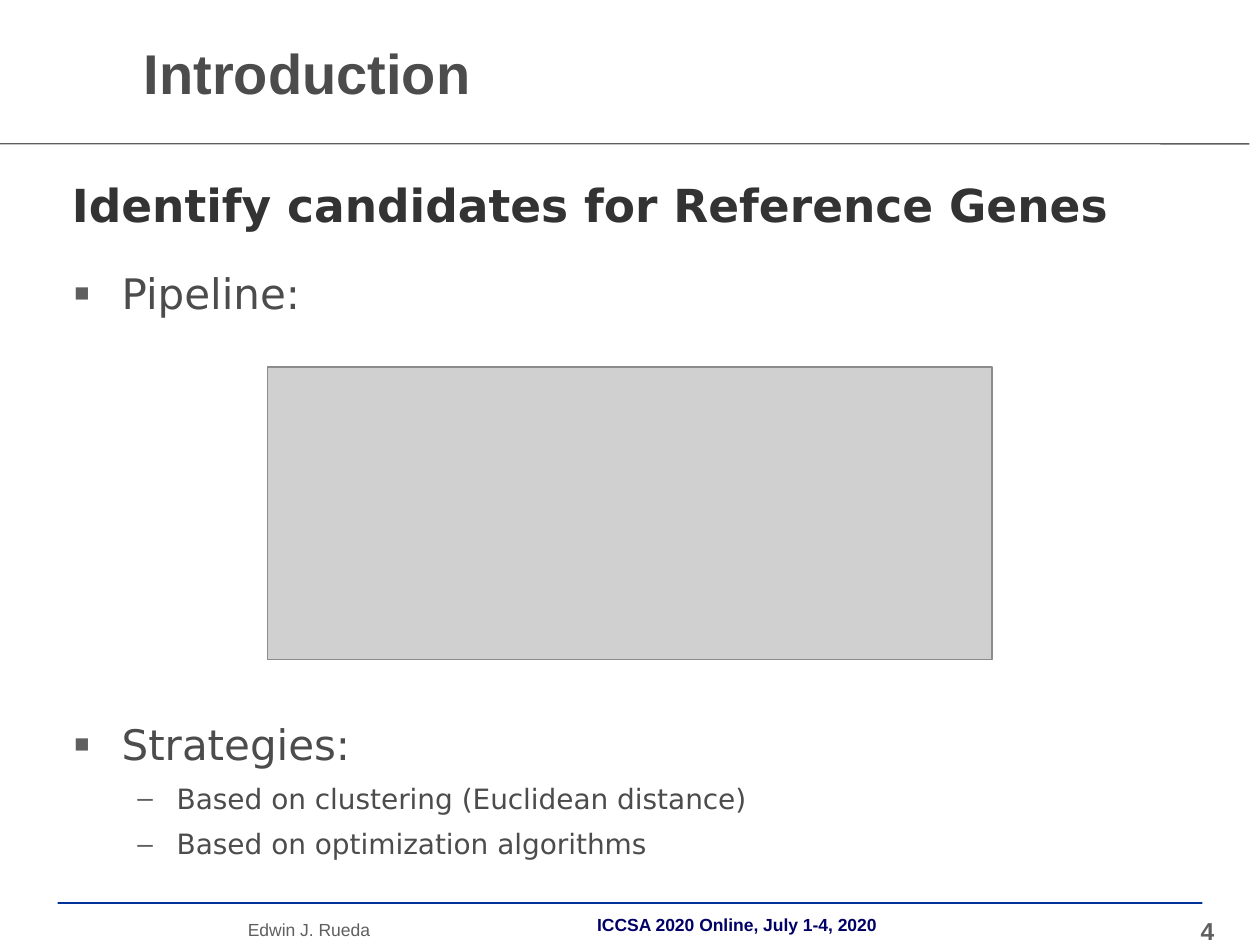
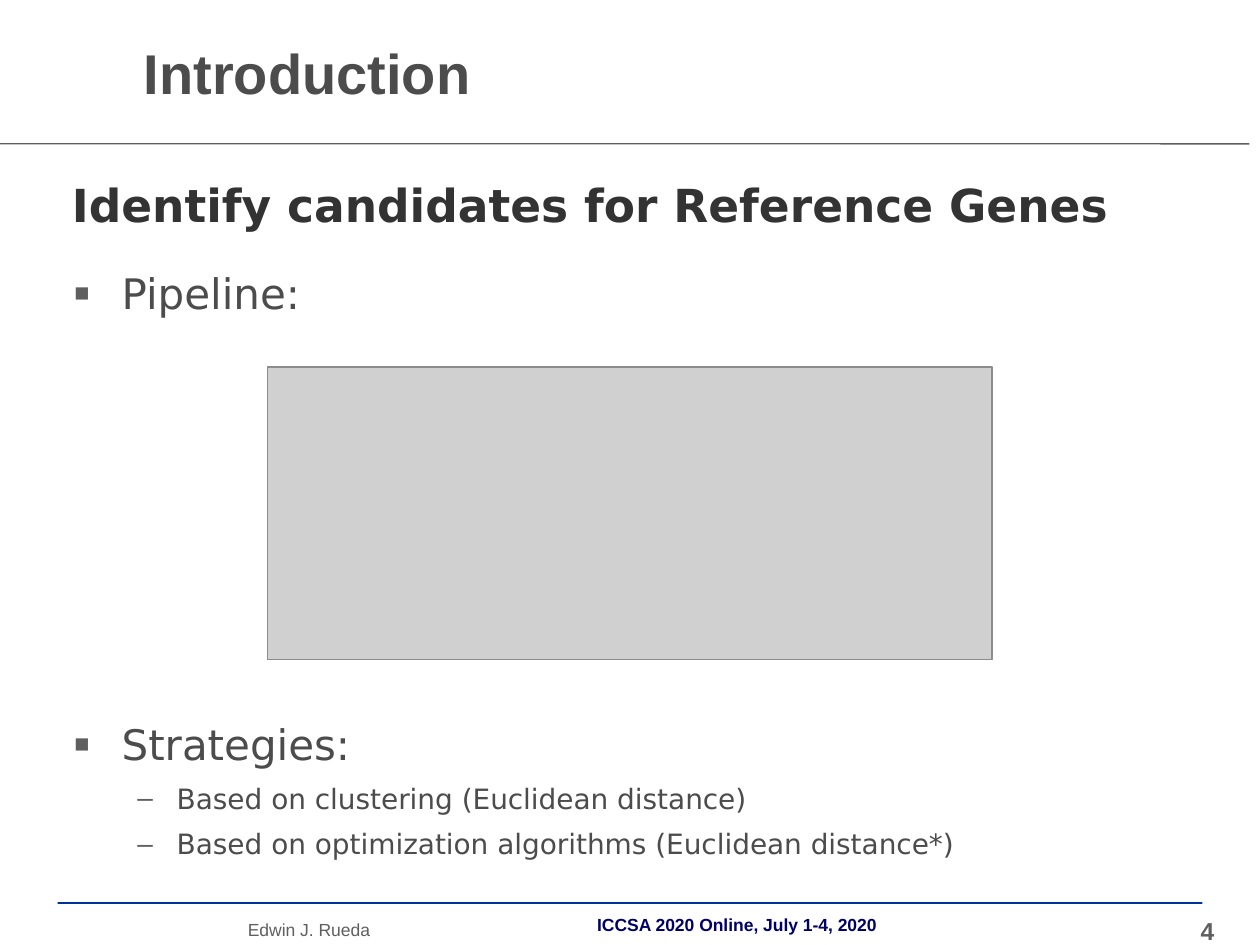
Before and after one commit to ejrueda/20_ICCSA_RG_GAN, a slide deck: slide 4 of presentation/ICCSA_presentation.odp. Drawn at 1260x945 pixels with LibreOffice and Linux fonts; fonts in the diff are those of the drawing; grey boxes stand for pictures; background and template pictures are left out. Boxes give left, top, right and bottom in pixels: in the first picture for what was removed or moved away, otherwise in the second. Text is boxed around its words. In the diff, an @@ line names an element or a change of style, - is before the commit and + after.

Commit message:
presentation update

```diff
--- a/presentation/ICCSA_presentation.odp
+++ b/presentation/ICCSA_presentation.odp
@@ text at [177, 832, 954, 860]: text changed @@
-  – Based on optimization algorithms
+  – Based on optimization algorithms (Euclidean distance*)
```
Also in this commit, not shown: 5 other slides changed, 2 other files.
